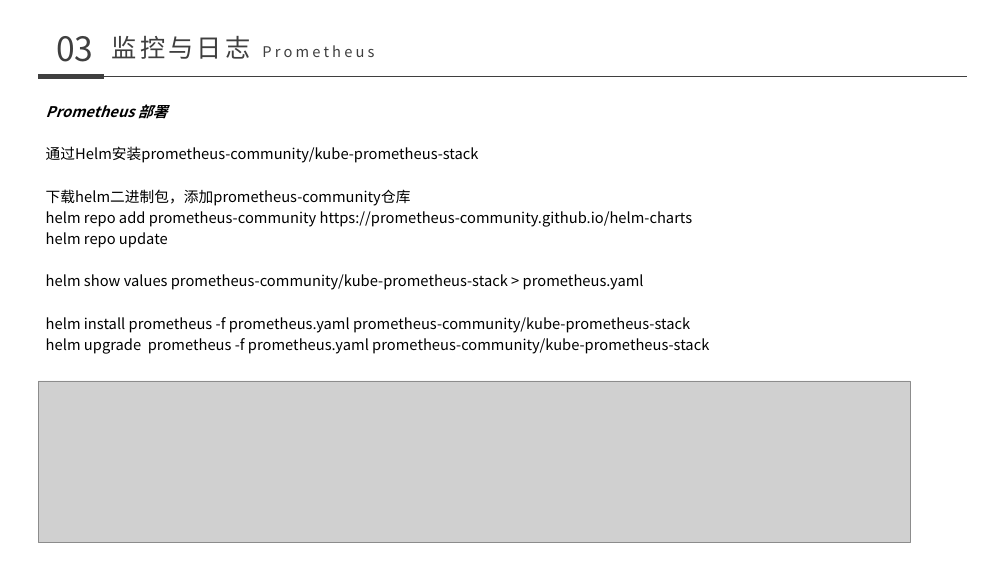
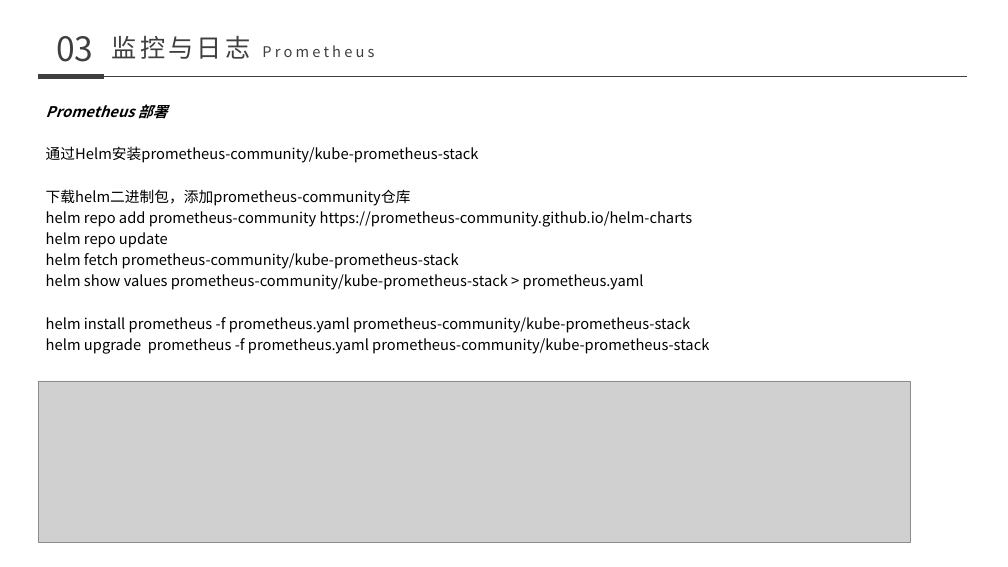
Before and after one commit to nutionMedivn/Kubernetes-training-camp, a slide deck: slide 73 of 基础/008-011 kubernetes.pptx. Drawn at 1008x567 pixels with LibreOffice and Linux fonts; fonts in the diff are those of the drawing; grey boxes stand for pictures. Boxes give left, top, right and bottom in pixels: in the first picture for what was removed or moved away, otherwise in the second. Text is boxed around its words. In the diff, an @@ line names an element or a change of style, - is before the commit and + after.

```diff
--- a/基础/008-011 kubernetes.pptx
+++ b/基础/008-011 kubernetes.pptx
@@ text at <box>46,253,459,269</box>: paragraph added @@
+helm fetch prometheus-community/kube-prometheus-stack
```
Also in this commit, not shown: 1 other file.
